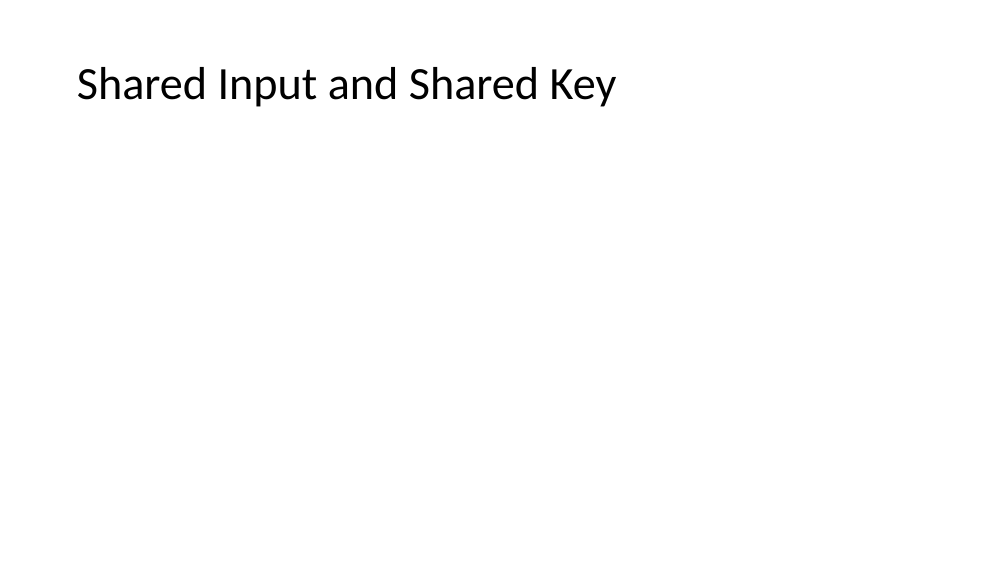
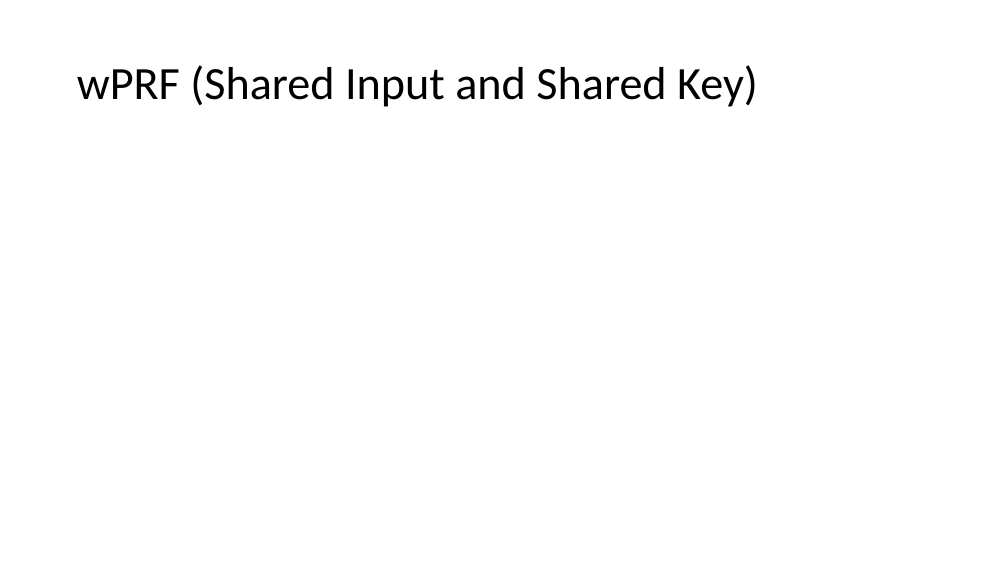
Before and after one commit to wewakesharma/PseudoRandomFunction, a slide deck: slide 2 of Documents/writeup/paper/images/imageslide.pptx. Drawn at 1008x567 pixels with LibreOffice and Linux fonts; fonts in the diff are those of the drawing; grey boxes stand for pictures. Boxes give left, top, right and bottom in pixels: in the first picture for what was removed or moved away, otherwise in the second. Text is boxed around its words. In the diff, an @@ line names an element or a change of style, - is before the commit and + after.

```diff
--- a/Documents/writeup/paper/images/imageslide.pptx
+++ b/Documents/writeup/paper/images/imageslide.pptx
@@ title at box(77, 65, 758, 107): text changed @@
-Shared Input and Shared Key
+wPRF (Shared Input and Shared Key)
```
Also in this commit, not shown: 2 other slides changed, 9 other files.
